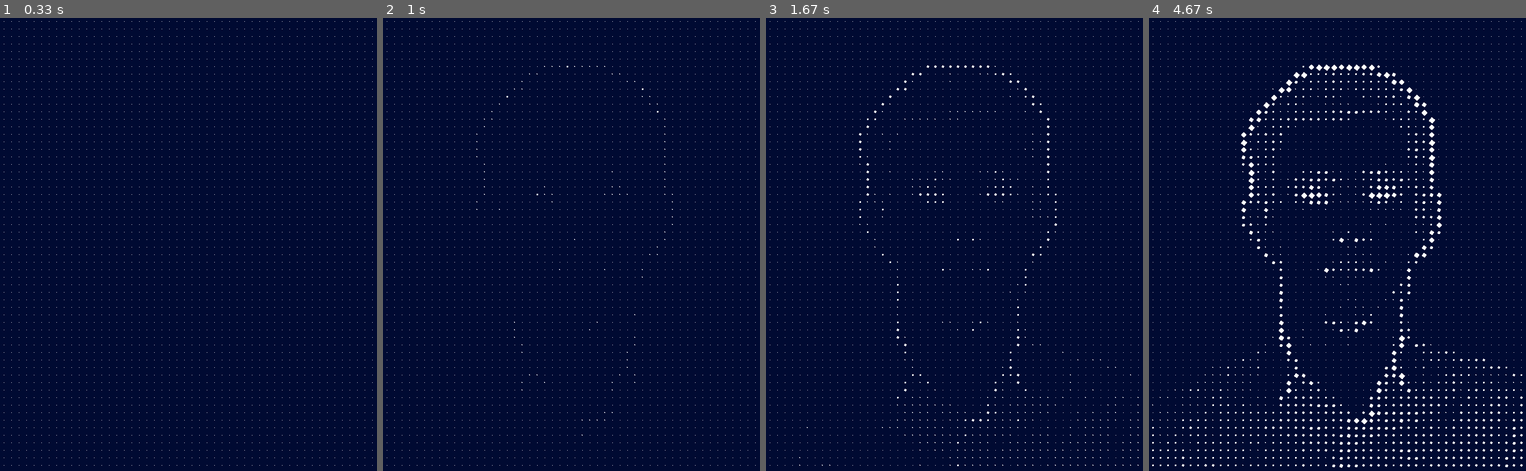
Above: before the commit, frames 1-4 (left to right).
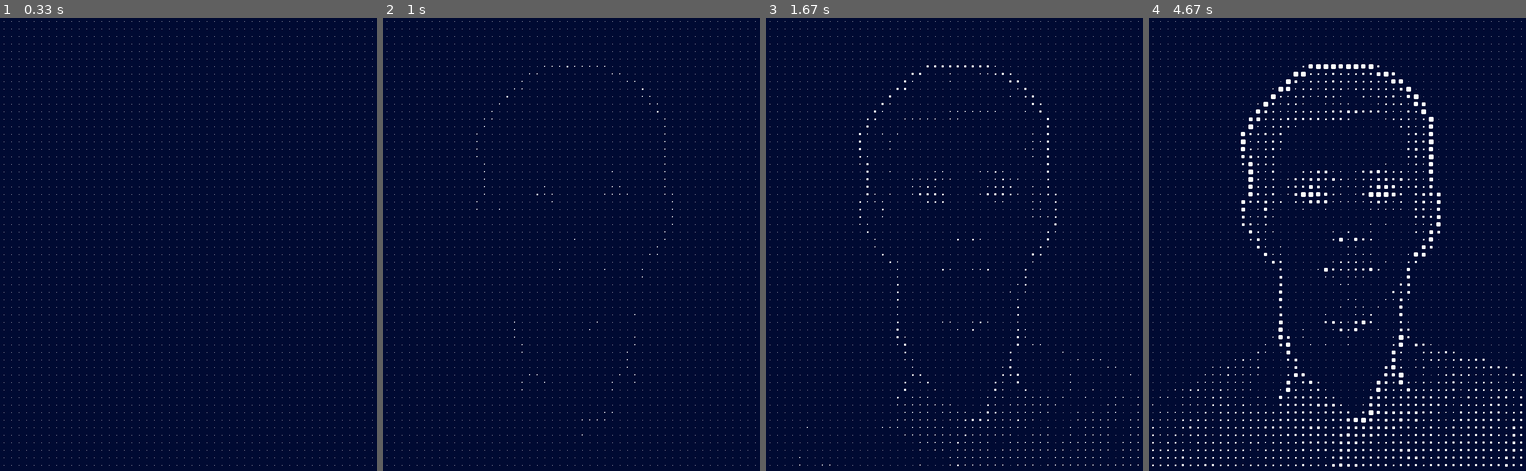
Above: after the commit, the same moments.

Repository: FablabMoebius/HoloFace
Game: pygame game, started from anim_rect.py
Same seed, same stepped clock (60 frames per second), same inputs: the game is played once before the commit and once after it.
Inputs (mouse positions are in pixels of both pictures, inside the frame that each line leads up to):
- Up to frame 1 (0.33 s): no input
- Up to frame 2 (1 s): no input
- Up to frame 3 (1.67 s): no input
- Up to frame 4 (4.67 s): click (1360, 95) at 2.38 s; click (1333, 384) at 2.72 s; click (1337, 176) at 3.05 s; click (1292, 158) at 3.38 s; click (1454, 217) at 3.72 s; click (1476, 249) at 4.05 s; click (1435, 176) at 4.38 s

Frame 1 is identical in both runs. In frame 2, less than 0.1% of the frame differs, in the area x 24-77%, y 10-93%; in frame 3, 0.2%; in frame 4, 1.6%, in the area x 0-100%, y 10-100%.

Commit message:
added animation with ambigram

Diff:
--- a/anim_rect.py
+++ b/anim_rect.py
@@ -8,6 +8,7 @@
 import numpy as np
 from math import sin, pi
 import time
+from scipy import ndimage
 
 def RoundedRect(screen, rect, color, radius=0.5, angle=0):
     """
@@ -47,7 +48,11 @@
 
 def f(t):
     """Time function to pace the animation."""
-    return abs(sin(pi * (t - t0) / T))
+    return np.abs(np.sin(pi * t / T))
+
+def triangle(t):
+    """Linear time function to rotate the pattern forth and back."""
+    return 2 * np.abs(t / T - np.floor(t / T + 0.5))
 
 path = os.getcwd()
 holoface_close = False  # flag to stop
@@ -60,6 +65,15 @@
 N_COLS = 50
 SIZE = 15  # size of a square unit [pixel]
 T = 10  # animation period [s]
+angle = 180  # degrees
+
+# plot time functions
+from matplotlib import pyplot as plt
+t = np.linspace(0, 20, 501)
+plt.figure()
+plt.plot(t, f(t))
+plt.plot(t, triangle(t))
+plt.show()
 
 # colors
 marine = (0, 10, 50)
@@ -71,9 +85,14 @@
 elif anim == 'image':
     # read png image
     from matplotlib import pyplot as plt
-    im = plt.imread(os.path.join('images', 'hp_50x60.png'))
+    #im_name = 'holoface_ambigram_60x60.png'
+    #im_name = 'holoface_ambigram_100x38.png'
+    im_name = 'hp_50x60.png'
+    #im_name = 'pj.png'
+    im = plt.imread(os.path.join('images', im_name))
     if im.ndim == 3:
         im = im[:, :, 0]
+    N_ROWS, N_COLS = im.shape
     target = im / im.max()  # normalize image
 else:
     print('wrong animation type: %s' % anim)
@@ -109,10 +128,15 @@
 
     t = time.time()
     screen.fill(marine)  # clear screen
+    # rotate target
+    angle = 0.
+    rot_target = ndimage.rotate(target, angle * triangle(t - t0), reshape=False)
+
     # compute all sizes and angles for this time increment
-    sizes = target * 10 * f(t)
+    sizes = rot_target * 10 * f(t - t0)
     sizes = np.maximum(sizes, ones)  # minimum size of 1
-    angles = target * -45 * f(t)
+    angles = rot_target * -45 * f(t - t0)
+    angles = np.zeros((N_ROWS, N_COLS), dtype=float)
     # draw all rectangle using list comprehension (avoid for loops for performance)
     [RoundedRect(screen, pg.Rect(xy[0, i, j] - sizes[i, j] // 2,
                                  xy[1, i, j] - sizes[i, j] // 2,
--- /dev/null
+++ b/edge_detection.py
@@ -0,0 +1,42 @@
+# coding: utf-8
+from matplotlib import pyplot as plt, cm
+from scipy import ndimage
+import numpy as np
+import os
+
+im = plt.imread(os.path.join('images', 'Pierre-Joseph_Proudhon.png'))[:, :, 0]
+print(im.shape)
+
+# try sobel filter
+sx = ndimage.sobel(im, axis=0, mode='constant')
+sy = ndimage.sobel(im, axis=1, mode='constant')
+sob = np.hypot(sx, sy)
+print(sob.max())
+
+# try canny filter
+from skimage.feature import canny
+can = canny(im, sigma=0.5)
+print(can.max())
+
+fig = plt.figure()
+ax1 = fig.add_subplot(1, 2, 1)
+ax1.imshow(sob, vmin=0, vmax=0.5, cmap=cm.gray)
+ax1.set_title('Sobel filter')
+plt.axis('off')
+ax2 = fig.add_subplot(1, 2, 2)
+ax2.imshow(can, vmin=0, vmax=0.5, cmap=cm.gray)
+ax2.set_title('Canny filter')
+plt.axis('off')
+#plt.show()
+
+def rebin(arr, new_shape):
+  shape = (new_shape[0], arr.shape[0] // new_shape[0], new_shape[1], arr.shape[1] // new_shape[1])
+  return arr.reshape(shape).mean(-1).mean(1)
+
+pattern = rebin(sob[1:571, 1:391], (57*2, 39*2))
+plt.imsave('images/pj.png', pattern, cmap=cm.gray, vmax=0.4)
+print(pattern.max())
+plt.figure()
+plt.imshow(pattern, vmin=0, vmax=0.4, interpolation='nearest', cmap=cm.gray)
+plt.axis('off')
+plt.show()
Binary file added: images/Pierre-Joseph_Proudhon.png
Binary file added: images/holoface_ambigram.png
Binary file added: images/holoface_ambigram_100x38.png
Binary file added: images/holoface_ambigram_50x50.png
Binary file added: images/holoface_ambigram_60x60.png
Binary file added: images/pj.png
